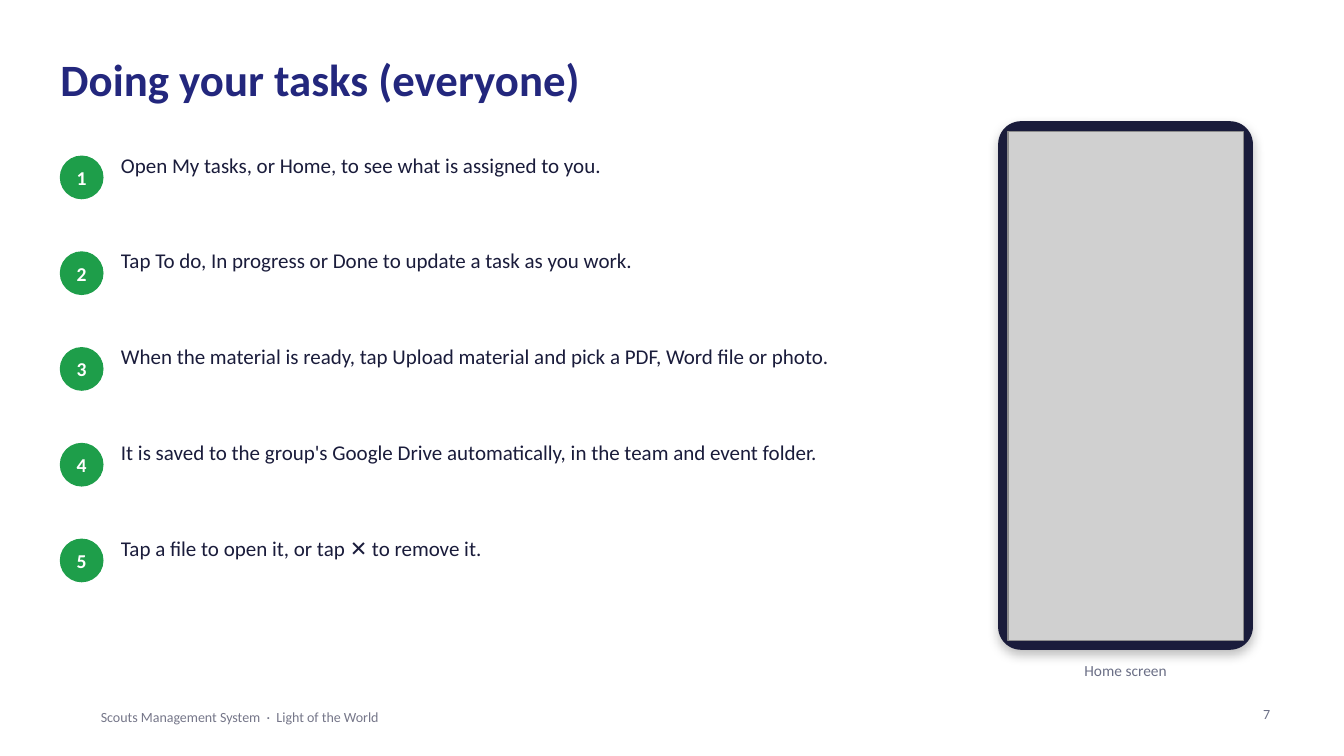
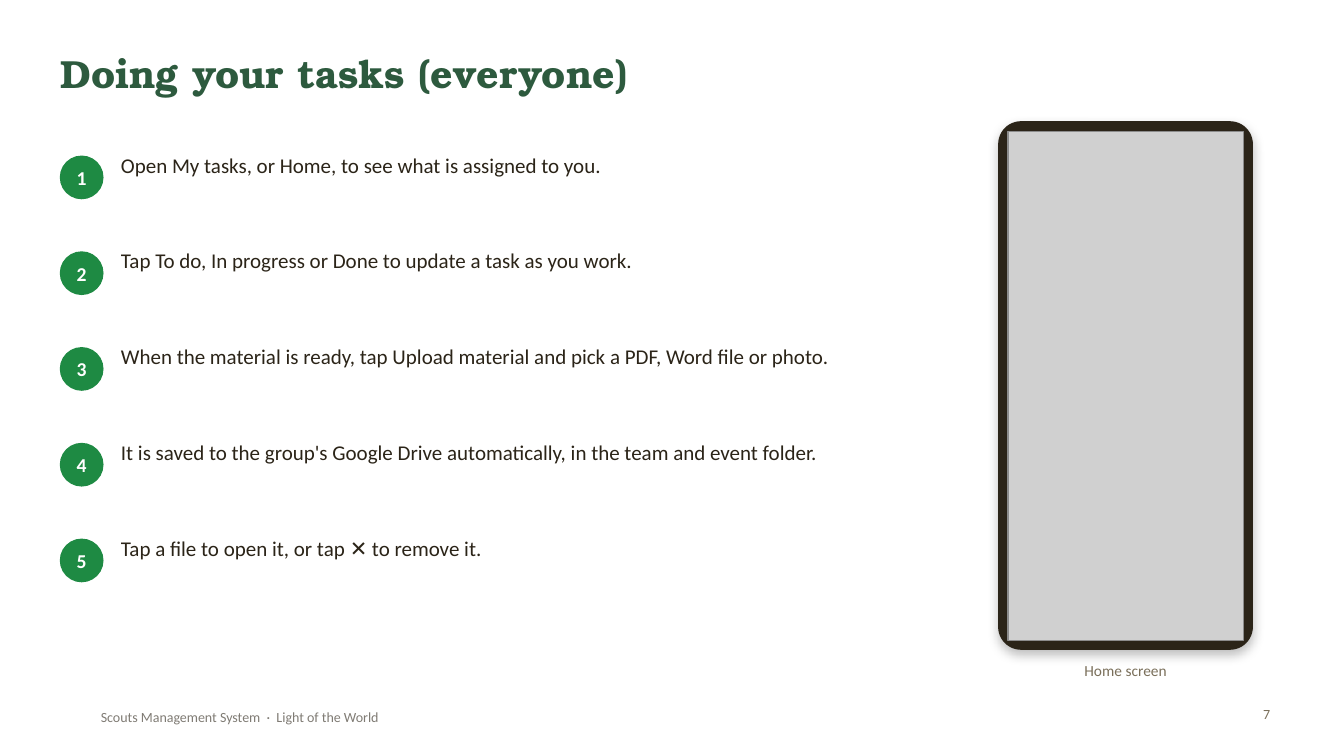
Before and after one commit to SamuelAtef123/Scouts-Management-System-Web-App, a slide deck: slide 7 of docs/Scouts-Project-Presentation.pptx. Drawn at 1344x756 pixels with LibreOffice and Linux fonts; fonts in the diff are those of the drawing; grey boxes stand for pictures; background and template pictures are left out. Boxes give left, top, right and bottom in pixels: in the first picture for what was removed or moved away, otherwise in the second. Text is boxed around its words. In the diff, an @@ line names an element or a change of style, - is before the commit and + after.

Commit message:
Restyle the report and presentation in the scout field-kit theme
- New screenshots of the app in the new design
- PDF: canvas and khaki, forest green, stitched badges and cards, rope dividers,
  torn-paper cover with map lines, slab headings
- Presentation: same theme with map-line background, rope dividers,
  stitched cards and badges, Rockwell headings

```diff
--- a/docs/Scouts-Project-Presentation.pptx
+++ b/docs/Scouts-Project-Presentation.pptx
@@ title "Doing your tasks (everyone)" at [60,58,628,98]: size 32 to 28 pt, font Calibri to TeX Gyre Bonum, text colour #23277D to #2D5A3E @@
@@ rounded rectangle at [999,122,1252,649]: fill #1A1C3B to #2B2418; outline #1A1C3B 1 pt to #2B2418 1 pt @@
@@ fill #1E9E4A to #1E8A43; outline #1E9E4A 1 pt to #1E8A43 1 pt in 5 elements at [60,156,103,199], [60,252,103,294], [60,348,103,390], [60,444,103,486], [60,539,103,582] @@
@@ text colour #1A1C3B to #2B2418 in 5 elements at [121,158,601,177], [121,253,632,272], [121,349,828,368], [121,445,817,464], [121,541,481,560] @@
@@ text "Home screen" at [1084,666,1167,676]: text colour #6B6F86 to #7A6F5A @@
@@ text "Scouts Management System · Light ..." at [101,712,379,725]: text colour #1A1C3B at 60% opacity to #2B2418 at 60% opacity @@
@@ page number at [1263,710,1270,719]: text colour #6B6F86 to #7A6F5A @@
```
Also in this commit, not shown: 13 other slides changed, 12 other files.
